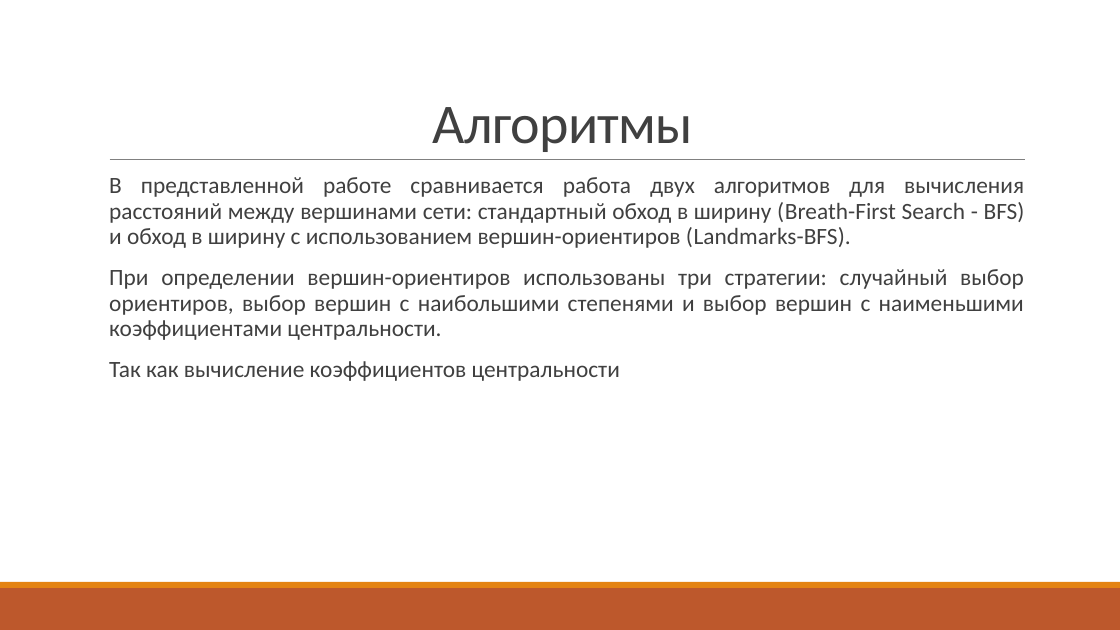
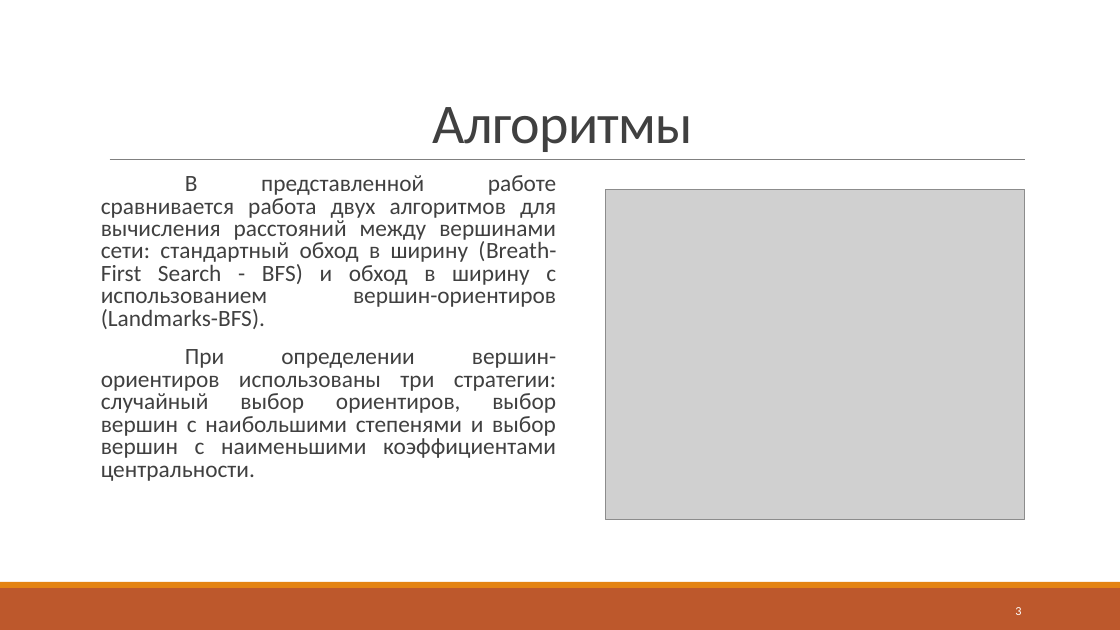
Before and after one commit to DaniilDDDDD/Student-life, a slide deck: slide 3 of 6семестр/Теория конечных графов/Отчёт по проекту.pptx. Drawn at 1120x630 pixels with LibreOffice and Linux fonts; fonts in the diff are those of the drawing; grey boxes stand for pictures. Boxes give left, top, right and bottom in pixels: in the first picture for what was removed or moved away, otherwise in the second. Text is boxed around its words. In the diff, an @@ line names an element or a change of style, - is before the commit and + after.

```diff
--- a/6семестр/Теория конечных графов/Отчёт по проекту.pptx
+++ b/6семестр/Теория конечных графов/Отчёт по проекту.pptx
@@ text "В представленной работе сравнивается работа ..." at [101, 175, 557, 481]: bullet   to none; line spacing 0.9 to 0.8 @@
@@ picture added at [606, 189, 1025, 519] @@
@@ text at [109, 361, 620, 381]: paragraph removed @@
-  Так как вычисление коэффициентов центральности
@@ page number added at [1015, 607, 1021, 615], 10.5 pt, text #FFFFFF @@
+3
```
Also in this commit, not shown: 2 other slides changed, 7 slides added, 17 other files.
